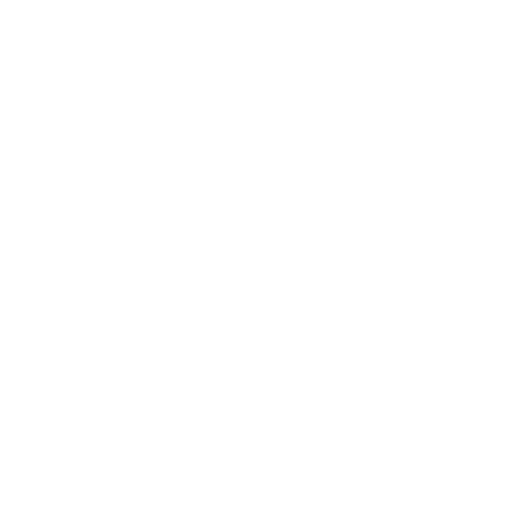
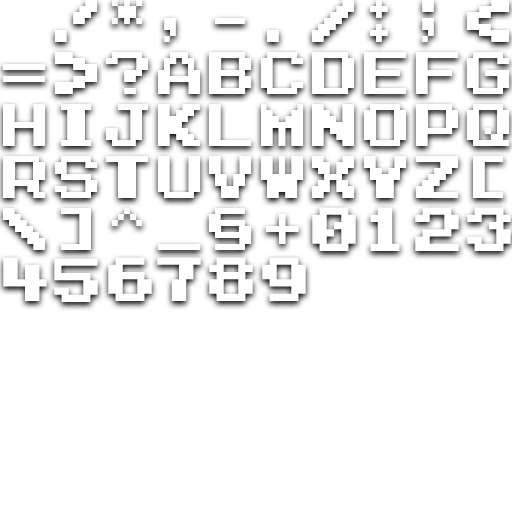
Layer changes from the first (512, 512) image to the second:
pixels changed over bbox(0, 0, 512, 311) (layer not identified)
